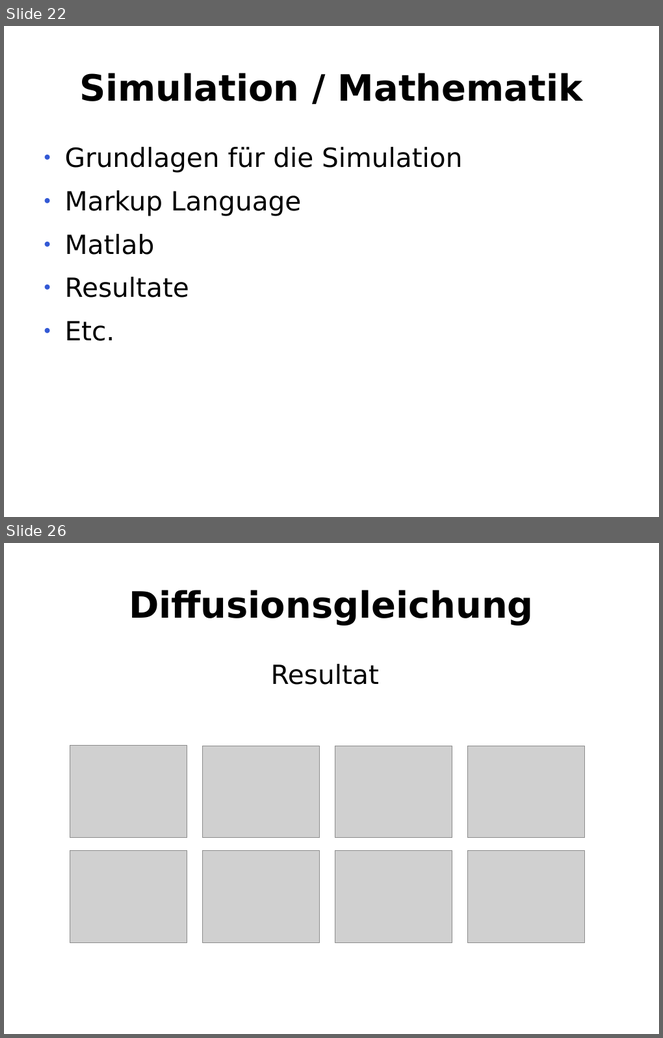
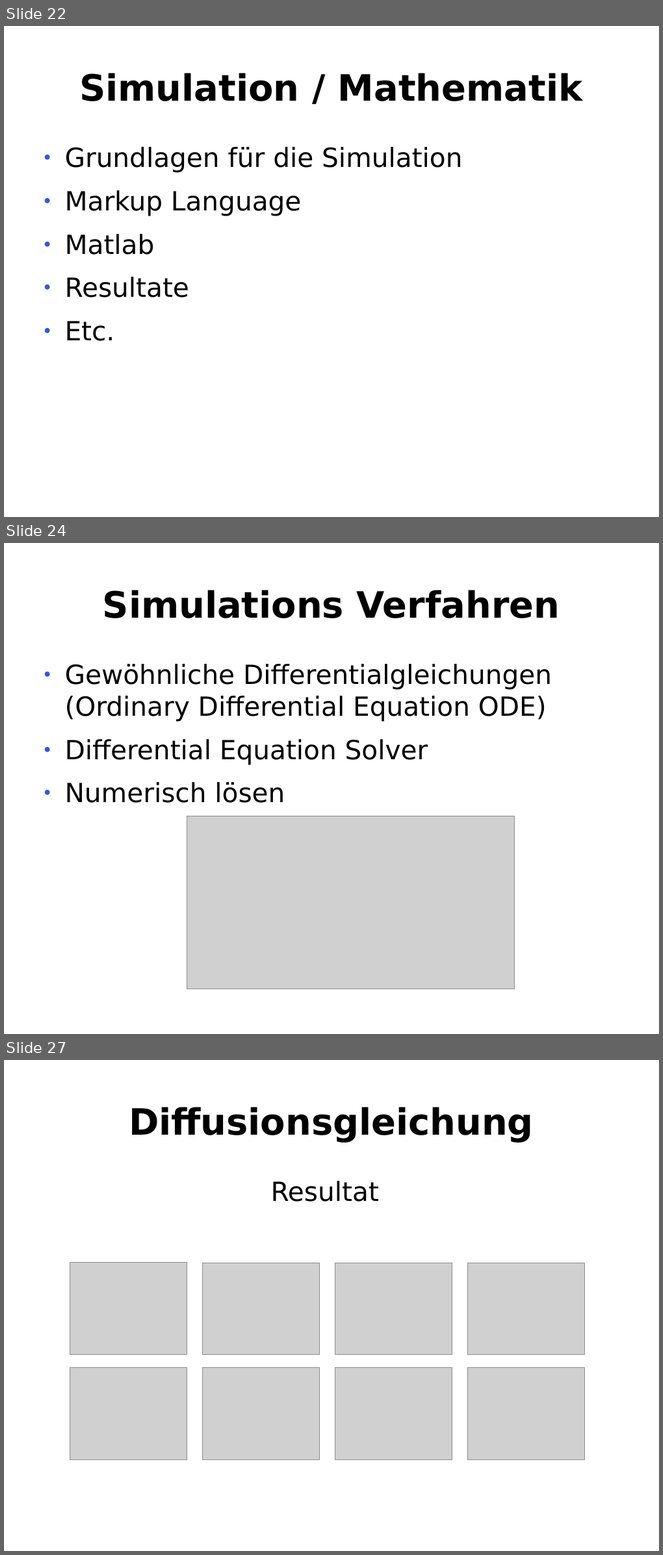
Before and after one commit to te-bachi/SimulationDoc, a slide deck: präsentation/Präsentation_bachi.odp. Shown one above the other, each under a label of ours: slides 22 and 26 before the commit, slides 22, 24 and 27 after it; the slides between them are not shown. The pictures are 663x1038 and 663x1555 pixels, drawn with LibreOffice and Linux fonts; fonts in the diff are those of the drawing; grey boxes stand for pictures. Boxes give left, top, right and bottom in pixels: in the first picture for what was removed or moved away, otherwise in the second. Text is boxed around its words. In the diff, an @@ line names an element or a change of style, - is before the commit and + after.

```diff
--- a/präsentation/Präsentation_bachi.odp
+++ b/präsentation/Präsentation_bachi.odp
@@ slide 24 added at (4, 543, 659, 1034), background #FFFFFF @@
@@ title added at (103, 590, 560, 618), 44 pt, text #000000, bold @@
+Simulations Verfahren
@@ text added at (65, 664, 552, 803), 32 pt, text #000000 @@
+● Gewöhnliche Differentialgleichungen (Ordinary Differential Equation ODE)
+● Differential Equation Solver
+● Numerisch lösen
@@ picture added at (187, 816, 516, 990) @@
@@ what was slide 26 is now slide 27 @@
```
Also in this commit, not shown: 2 slides changed, 1 other slide added, 1 slide removed.
